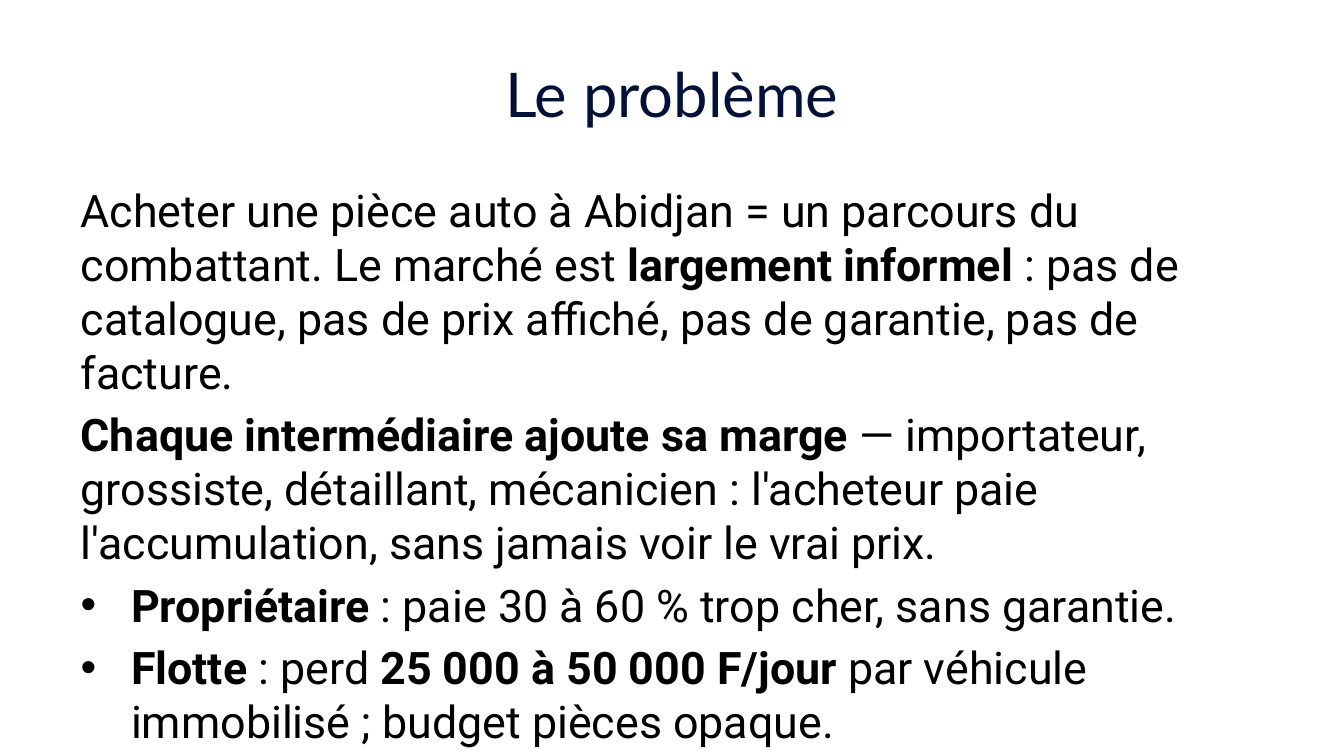
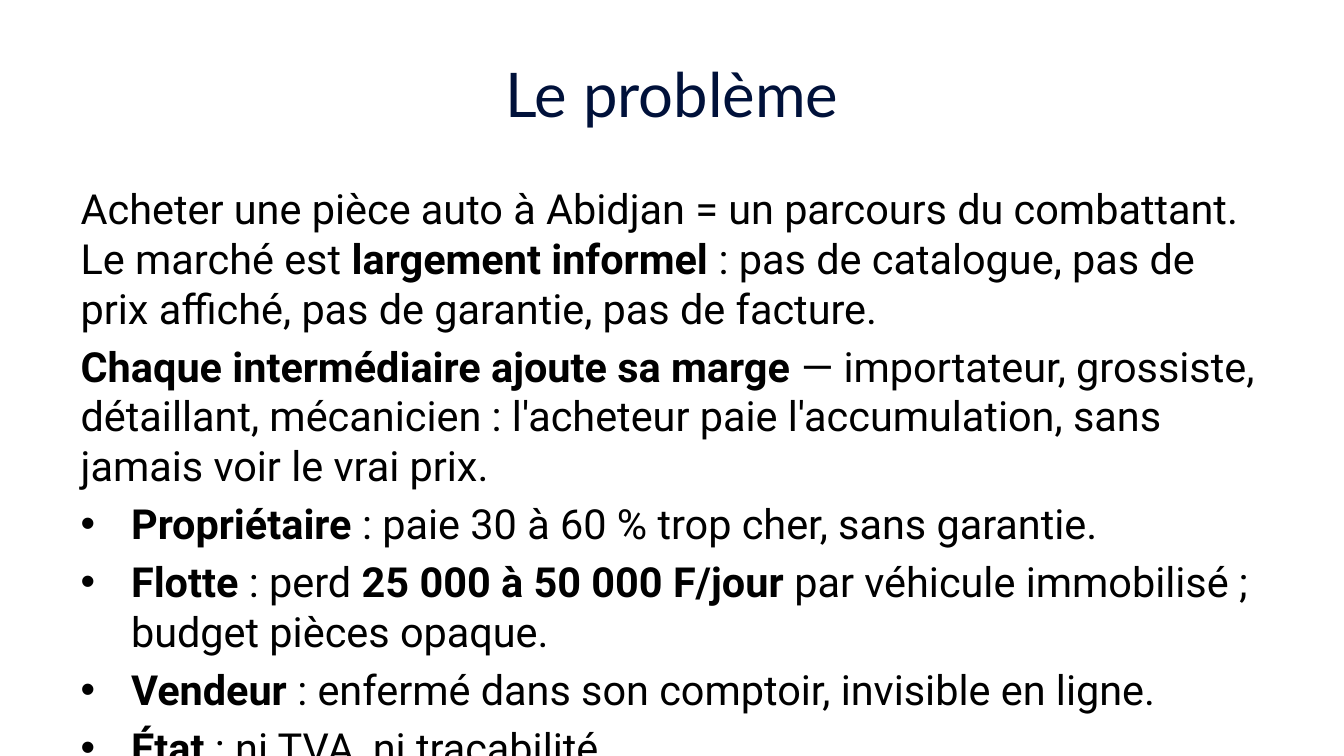
Before and after one commit to Fefer79/pieces, a slide deck: slide 3 of docs/pitch-deck-pieces-2026-06.pptx. Drawn at 1344x756 pixels with LibreOffice and Linux fonts; fonts in the diff are those of the drawing. Boxes give left, top, right and bottom in pixels: in the first picture for what was removed or moved away, otherwise in the second. Text is boxed around its words. In the diff, an @@ line names an element or a change of style, - is before the commit and + after.

```diff
--- a/docs/pitch-deck-pieces-2026-06.pptx
+++ b/docs/pitch-deck-pieces-2026-06.pptx
@@ text "Acheter une pièce auto à ..." at (81, 193, 1254, 714): size 24 to 22.2 pt @@
```
Also in this commit, not shown: 10 other slides changed, 1 slide added, 1 slide removed.
